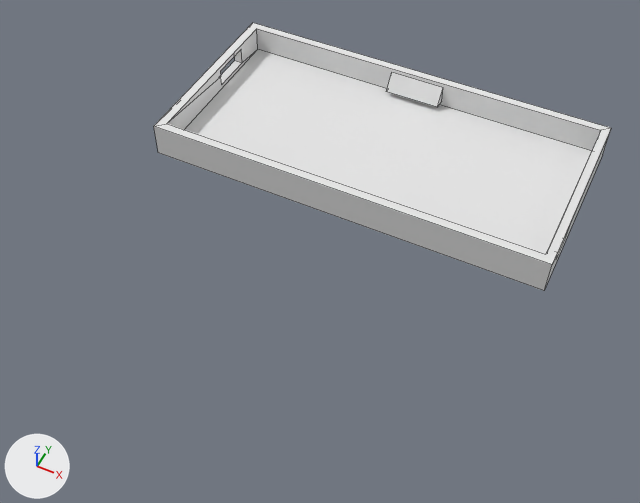
What one commit did to the Blender file cases/DotPhat_2.0.0_v2.blend.
The view is the same before and after, from a 50 mm camera at (42.2, -107.7, 100.5) aimed at (0.1, -23.5, -4.8). The lights are fixed; the arrows at lower left show +X, +Y and +Z. Mesh edges are drawn as thin lines.
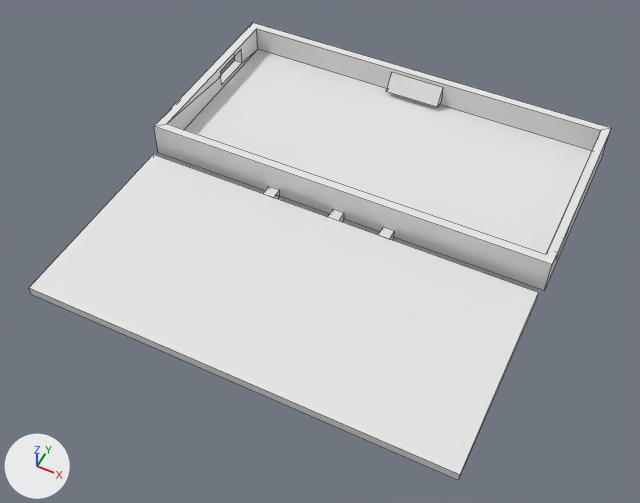
Where the change shows, as pixel boxes (x1, y1, x2, y2) in the pictures (640 x 503 px):
```json
{"object": "Cube.001", "change": "added", "after": [29, 154, 539, 480]}
{"object": "Cube.006", "change": "added", "after": [378, 227, 395, 240]}
{"object": "Cube.005", "change": "added", "after": [263, 186, 280, 199]}
{"object": "Cube.004", "change": "added", "after": [328, 209, 344, 222]}
```

Edits to the scene script, one JSON object a line:
```json
{"op": "add", "block": "me_cube_001", "code": ["me_cube_001 = bpy.data.meshes.new('Cube.001')", "me_cube_001.from_pydata(...)  # a box spanning x -1000.0..1000.0, y -1000.0..1000.0, z -1000.0..1000.0"]}
{"op": "add", "block": "ob_cube_001", "code": ["ob_cube_001 = bpy.data.objects.new('Cube.001', me_cube_001)", "ob_cube_001.location = (0.0, -35.5, -2.3)", "ob_cube_001.scale = (0.034, 0.0165, 0.00075)"]}
{"op": "add", "block": "ob_cube_004", "code": ["ob_cube_004 = bpy.data.objects.new('Cube.004', me_cube_001.copy())", "ob_cube_004.location = (0.2, -18.0, -2.3)", "ob_cube_004.scale = (0.001, 0.001, 0.00075)"]}
{"op": "add", "block": "ob_cube_005", "code": ["ob_cube_005 = bpy.data.objects.new('Cube.005', me_cube_001.copy())", "ob_cube_005.location = (-11.6, -18.0, -2.3)", "ob_cube_005.scale = (0.001, 0.001, 0.00075)"]}
{"op": "add", "block": "ob_cube_006", "code": ["ob_cube_006 = bpy.data.objects.new('Cube.006', me_cube_001.copy())", "ob_cube_006.location = (9.0, -18.0, -2.3)", "ob_cube_006.scale = (0.001, 0.001, 0.00075)"]}
```
